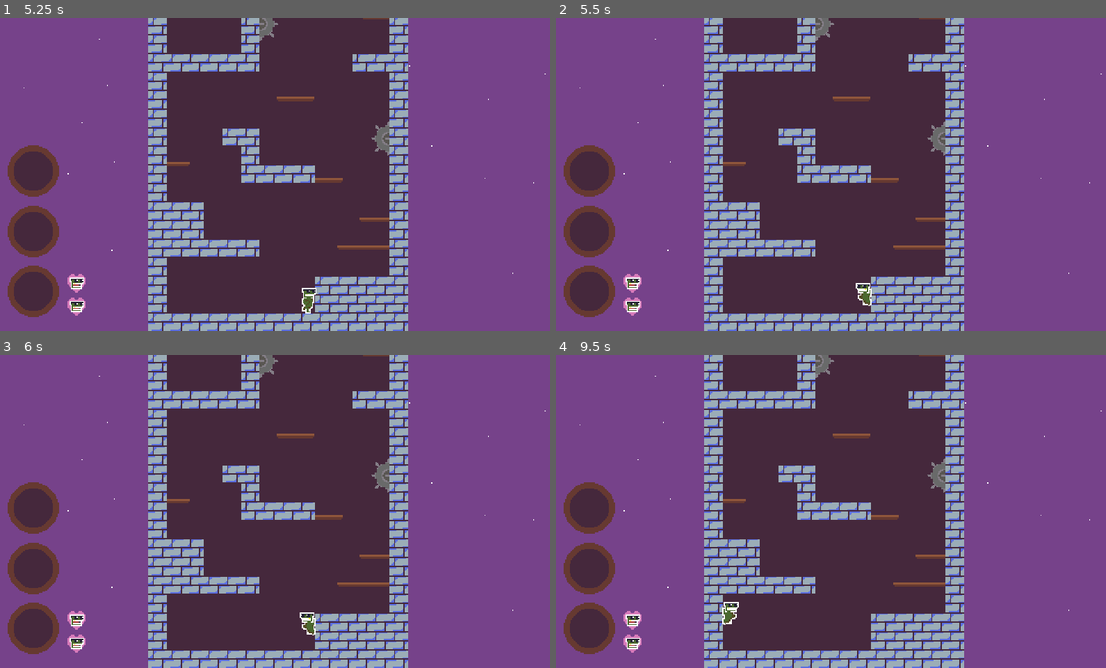
Above: before the commit, frames 1-4 (two rows, left to right).
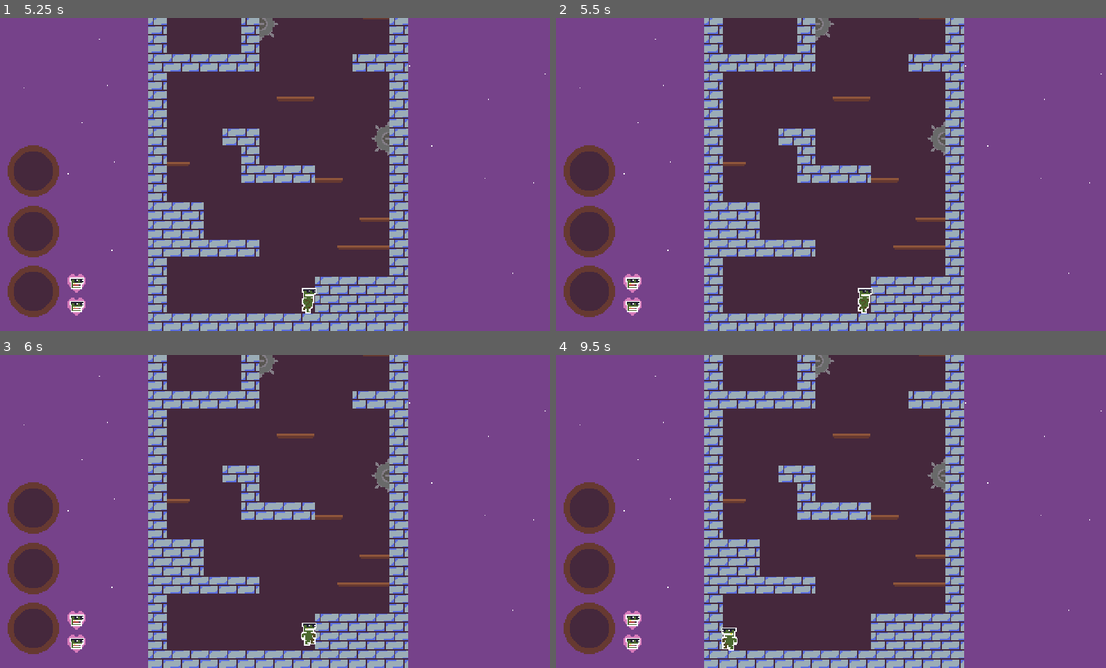
Above: after the commit, the same moments.

Repository: rthurmed/TorreDoAcrobata
Game: Godot game, scene res://src/World.tscn
Two runs of this game, one before a commit and one after it. Both use one fixed random seed, a clock stepped at 60 frames per second and the inputs below.
Inputs (mouse positions are in pixels of both pictures, inside the frame that each line leads up to):
- Up to frame 1 (5.25 s): click (33, 171) at 0.5 s; click (33, 230) at 1.25 s; click (33, 290) at 2 s; tap Enter at 2.75 s; hold Right (ui_right) 2.78-4.28 s; tap Z (jump) at 2.85, 3.02, 3.32, 3.77, 3.8, 4.07, 4.35 s; tap G (godmode) at 3.6, 5.1 s; hold Left (ui_left) 4.28-5.03 s; hold Right (ui_right) from 5.03 s (still down)
- Up to frame 2 (5.5 s): keep holding Right (ui_right); tap Z (jump) at 5.27, 5.3 s
- Up to frame 3 (6 s): keep holding Right (ui_right); tap Z (jump) at 5.57, 5.85 s
- Up to frame 4 (9.5 s): tap Z (jump) at 6.02, 6.32, 6.77, 6.8, 7.07, 7.35, 8.27, 8.3, 8.57, 8.85, 9.02, 9.32 s; release Right (ui_right) at 6.53 s; hold Left (ui_left) 6.53-7.28 s; tap G (godmode) at 6.6, 8.1 s; hold Right (ui_right) 7.28-8.03 s; hold Left (ui_left) from 8.03 s (still down)

Frame 1 is identical in both runs. In frame 2, 0.2% of the frame differs, in the area x 54-58%, y 84-95%; in frame 3, 0.2%; in frame 4, 0.4%, in the area x 30-34%, y 78-95%.

Commit message:
Implemented PowerUp system. PowerUps affect player abilities

Diff:
--- a/project.godot
+++ b/project.godot
@@ -94,6 +94,24 @@
 "events": [ Object(InputEventKey,"resource_local_to_scene":false,"resource_name":"","device":0,"alt":false,"shift":false,"control":false,"meta":false,"command":false,"pressed":false,"scancode":71,"unicode":0,"echo":false,"script":null)
  ]
 }
+slot1={
+"deadzone": 0.5,
+"events": [ Object(InputEventKey,"resource_local_to_scene":false,"resource_name":"","device":0,"alt":false,"shift":false,"control":false,"meta":false,"command":false,"pressed":false,"scancode":49,"unicode":0,"echo":false,"script":null)
+, Object(InputEventJoypadButton,"resource_local_to_scene":false,"resource_name":"","device":0,"button_index":2,"pressure":0.0,"pressed":false,"script":null)
+ ]
+}
+slot2={
+"deadzone": 0.5,
+"events": [ Object(InputEventKey,"resource_local_to_scene":false,"resource_name":"","device":0,"alt":false,"shift":false,"control":false,"meta":false,"command":false,"pressed":false,"scancode":50,"unicode":0,"echo":false,"script":null)
+, Object(InputEventJoypadButton,"resource_local_to_scene":false,"resource_name":"","device":0,"button_index":3,"pressure":0.0,"pressed":false,"script":null)
+ ]
+}
+slot3={
+"deadzone": 0.5,
+"events": [ Object(InputEventKey,"resource_local_to_scene":false,"resource_name":"","device":0,"alt":false,"shift":false,"control":false,"meta":false,"command":false,"pressed":false,"scancode":51,"unicode":0,"echo":false,"script":null)
+, Object(InputEventJoypadButton,"resource_local_to_scene":false,"resource_name":"","device":0,"button_index":1,"pressure":0.0,"pressed":false,"script":null)
+ ]
+}
 
 [rendering]
 
--- a/src/Player.gd
+++ b/src/Player.gd
@@ -1,10 +1,20 @@
 extends KinematicBody2D
+
+enum PowerUpEnum {
+	JUMP_PLUS_1 = 0,
+	JUMP_PLUS_2 = 1,
+	LIFE_PLUS_1 = 2,
+	LIFE_PLUS_2 = 3,
+	WALL_JUMP = 4
+}
 
 const SPEED = 10000
 const SPEED_ON_AIR = 8000
 const GRAVITY = 200
 const GRAVITY_SLIDE = 50
 const JUMP_POWER = -300
+const LIFE_DEFAULT = 2
+const JUMP_DEFAULT_MAX_N = 1
 
 var movement = Vector2()
 var velocity = Vector2()
@@ -16,14 +26,13 @@
 var is_holding_jump = false
 var is_able_to_jump = false
 
-var is_hability_walljump_enabled = true
-var is_hability_doublejump_enabled = true
-
-var max_n_jumps = 1
+var is_hability_walljump_enabled = false
+
+var max_n_jumps = JUMP_DEFAULT_MAX_N
 var timesjumped = 0
 
-var max_life = 2
-var life = 2
+var max_life = LIFE_DEFAULT
+var life = LIFE_DEFAULT
 
 var is_onwall = false
 var wall_direction = 0
@@ -34,6 +43,12 @@
 var is_knockback_damage = false
 var is_alive = true
 
+var is_interacting_with_holder = false
+var power_up_holder = null
+var selected_slot = null
+
+var power_ups = [-1, -1, -1]
+
 var is_godmode_enabled = false
 
 func _ready():
@@ -53,6 +68,7 @@
 	if not is_knockback_damage:
 		process_input(delta)
 
+	process_actions(delta)
 	process_movement(delta)
 	process_animation(delta)
 
@@ -77,6 +93,13 @@
 
 	if Input.is_action_just_released("jump"):
 		is_holding_jump = false
+
+	# Slots
+	selected_slot = null
+
+	for i in range(0, 3):
+		if Input.is_action_just_pressed("slot" + str(i + 1)):
+			selected_slot = i
 
 	# DEBUG
 	if Input.is_action_just_pressed("godmode"):
@@ -90,6 +113,16 @@
 			movement.y = -1
 		if Input.is_action_pressed("ui_down"):
 			movement.y = 1
+
+func process_actions(_delta):
+	# Exchange power up with slot
+	if is_interacting_with_holder and selected_slot != null:
+		print(power_ups)
+		var old_value = power_ups[selected_slot]
+		power_ups[selected_slot] = power_up_holder.power_up_code
+		power_up_holder.set_power_up_code(old_value)
+		$PlayerUI.set_power_ups(power_ups)
+		update_power_ups()
 
 func process_movement(delta):
 	var speed = SPEED if is_onground else SPEED_ON_AIR
@@ -180,12 +213,32 @@
 	if is_hability_walljump_enabled:
 		is_able_to_jump = is_able_to_jump or is_wall_sliding
 
-	if is_hability_doublejump_enabled:
-		# This can be dynamically changed to enable triple and quatruple jump
-		max_n_jumps = 2
-
 func update_life_ui():
 	$PlayerUI.update_life_ui(life, max_life)
+
+func update_power_ups():
+	var life_d = 0
+	var n_jump = JUMP_DEFAULT_MAX_N
+	var enable_wall_jump = false
+
+	for i in power_ups:
+		if i == PowerUpEnum.LIFE_PLUS_1:
+			life_d += 1
+		if i == PowerUpEnum.LIFE_PLUS_2:
+			life_d += 2
+		if i == PowerUpEnum.JUMP_PLUS_1:
+			n_jump += 1
+		if i == PowerUpEnum.JUMP_PLUS_2:
+			n_jump += 2
+		if i == PowerUpEnum.WALL_JUMP:
+			enable_wall_jump = true
+
+	max_life = LIFE_DEFAULT + life_d
+	life = max_life
+	max_n_jumps = n_jump
+	is_hability_walljump_enabled = enable_wall_jump
+
+	update_life_ui()
 
 func _on_JumpMaxHoldTimer_timeout():
 	is_holding_jump = false
@@ -210,7 +263,11 @@
 	is_knockback_damage = false
 
 func _on_PowerUp_interacting_with_holder(power_up_holder_path):
+	power_up_holder = get_node(power_up_holder_path)
 	$PlayerUI.set_key_indicators(true)
+	is_interacting_with_holder = true
 
 func _on_PowerUp_stop_interacting_with_holder():
+	is_interacting_with_holder = false
+	power_up_holder = null
 	$PlayerUI.set_key_indicators(false)
--- a/src/PlayerUI.gd
+++ b/src/PlayerUI.gd
@@ -12,3 +12,7 @@
 	$SlotContainer/PowerUpSlot1.set_indicators(show)
 	$SlotContainer/PowerUpSlot2.set_indicators(show)
 	$SlotContainer/PowerUpSlot3.set_indicators(show)
+
+func set_power_ups(power_up_array: Array):
+	for slot in $SlotContainer.get_children():
+		slot.set_power_up(power_up_array[slot.slot_index])
--- a/src/PowerUp.gd
+++ b/src/PowerUp.gd
@@ -20,6 +20,10 @@
 
 func set_power_up_code(code):
 	power_up_code = code
+
+	# Slots with -1 as code need to be hidden
+	visible = code >= 0
+
 	update_sprite()
 
 func update_sprite():
--- a/src/PowerUp.tscn
+++ b/src/PowerUp.tscn
@@ -3,8 +3,8 @@
 [ext_resource path="res://assets/power-ups-Sheet.png" type="Texture" id=1]
 [ext_resource path="res://src/PowerUp.gd" type="Script" id=2]
 
-[sub_resource type="CircleShape2D" id=2]
-radius = 20.0
+[sub_resource type="RectangleShape2D" id=1]
+extents = Vector2( 16, 16 )
 
 [node name="PowerUp" type="Area2D"]
 script = ExtResource( 2 )
@@ -15,6 +15,6 @@
 region_rect = Rect2( 0, 0, 32, 32 )
 
 [node name="CollisionShape2D" type="CollisionShape2D" parent="."]
-shape = SubResource( 2 )
+shape = SubResource( 1 )
 [connection signal="body_entered" from="." to="." method="_on_PowerUp_body_entered"]
 [connection signal="body_exited" from="." to="." method="_on_PowerUp_body_exited"]
--- a/src/PowerUpSlot.gd
+++ b/src/PowerUpSlot.gd
@@ -1,12 +1,4 @@
 extends TextureButton
-
-enum PowerUpEnum {
-	JUMP_PLUS_1 = 0,
-	JUMP_PLUS_2 = 1,
-	LIFE_PLUS_1 = 2,
-	LIFE_PLUS_2 = 3,
-	WALL_JUMP = 4
-}
 
 export (int) var slot_index = 0
 
@@ -18,3 +10,6 @@
 func set_indicators(show):
 	$SlotIndicator/SpriteKeyboard.visible = show
 	$SlotIndicator/SpriteController.visible = show
+
+func set_power_up(code):
+	$PowerUp.set_power_up_code(code)
--- a/src/World.tscn
+++ b/src/World.tscn
@@ -106,10 +106,10 @@
 position = Vector2( -37, -72 )
 
 [node name="LargePlatform2" parent="Navigation2D/LargePlatforms" instance=ExtResource( 4 )]
-position = Vector2( -161, -360 )
+position = Vector2( -161, -354 )
 
 [node name="LargePlatform3" parent="Navigation2D/LargePlatforms" instance=ExtResource( 4 )]
-position = Vector2( -64, -360 )
+position = Vector2( -64, -354 )
 
 [node name="LargePlatform4" parent="Navigation2D/LargePlatforms" instance=ExtResource( 4 )]
 position = Vector2( -34, -424 )
@@ -147,11 +147,18 @@
 [node name="PowerUps" type="Node" parent="Navigation2D"]
 
 [node name="PowerUp1" parent="Navigation2D/PowerUps" instance=ExtResource( 9 )]
-position = Vector2( -151, -390 )
+position = Vector2( -151, -393 )
 
 [node name="PowerUp2" parent="Navigation2D/PowerUps" instance=ExtResource( 9 )]
-position = Vector2( -72, -389 )
+position = Vector2( -74, -393 )
 power_up_code = 4
+
+[node name="PowerUp3" parent="Navigation2D/PowerUps" instance=ExtResource( 9 )]
+position = Vector2( -151, -452 )
+power_up_code = 2
+
+[node name="PowerUp4" parent="Navigation2D/PowerUps" instance=ExtResource( 9 )]
+position = Vector2( -75, -452 )
 
 [node name="Player" parent="." instance=ExtResource( 2 )]
 position = Vector2( -188, -26 )
@@ -191,3 +198,7 @@
 [connection signal="stop_interacting_with_holder" from="Navigation2D/PowerUps/PowerUp1" to="Player" method="_on_PowerUp_stop_interacting_with_holder"]
 [connection signal="interacting_with_holder" from="Navigation2D/PowerUps/PowerUp2" to="Player" method="_on_PowerUp_interacting_with_holder"]
 [connection signal="stop_interacting_with_holder" from="Navigation2D/PowerUps/PowerUp2" to="Player" method="_on_PowerUp_stop_interacting_with_holder"]
+[connection signal="interacting_with_holder" from="Navigation2D/PowerUps/PowerUp3" to="Player" method="_on_PowerUp_interacting_with_holder"]
+[connection signal="stop_interacting_with_holder" from="Navigation2D/PowerUps/PowerUp3" to="Player" method="_on_PowerUp_stop_interacting_with_holder"]
+[connection signal="interacting_with_holder" from="Navigation2D/PowerUps/PowerUp4" to="Player" method="_on_PowerUp_interacting_with_holder"]
+[connection signal="stop_interacting_with_holder" from="Navigation2D/PowerUps/PowerUp4" to="Player" method="_on_PowerUp_stop_interacting_with_holder"]
